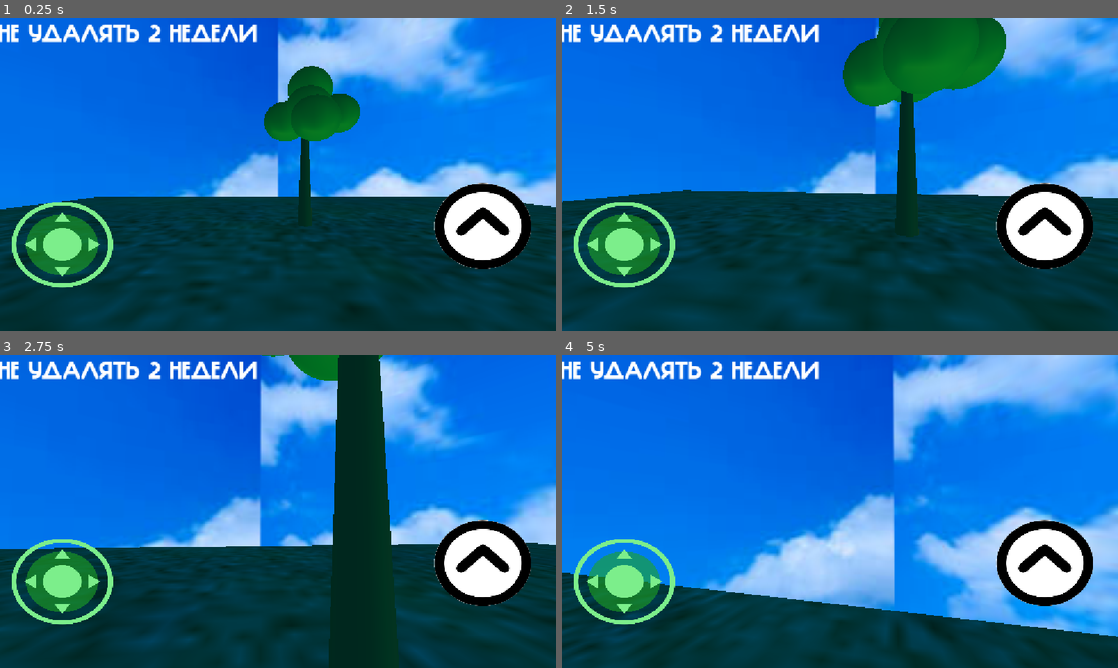
Above: before the commit, frames 1-4 (two rows, left to right).
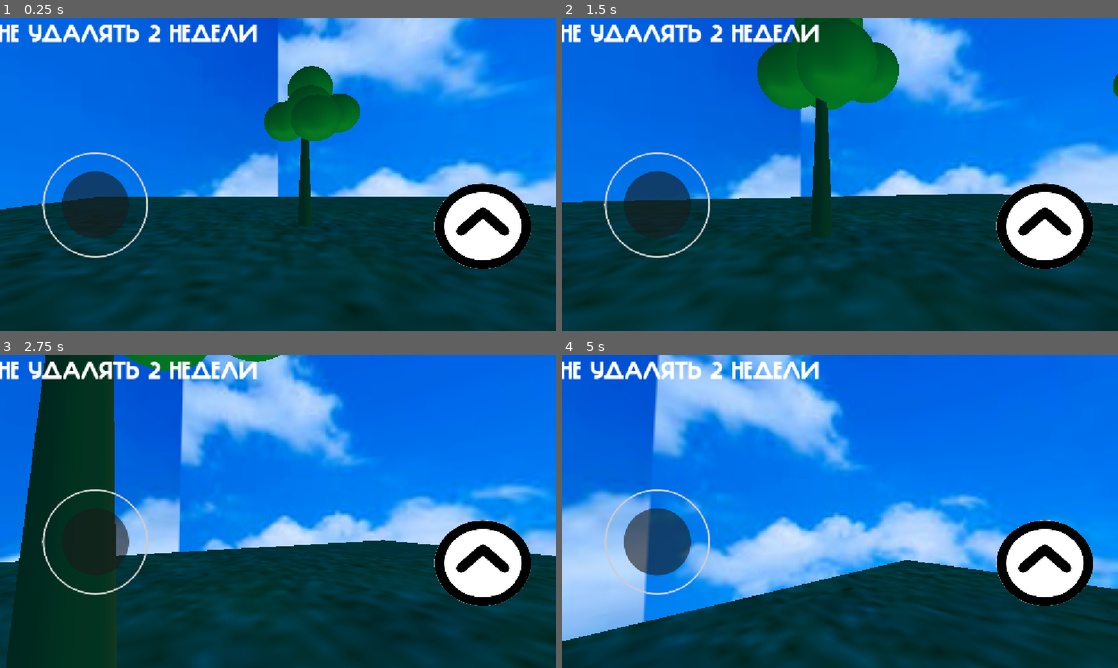
Above: after the commit, the same moments.

Repository: deuiskxkss-hue/my-godot-game
Game: Godot game, scene res://world.tscn
Same seed, same stepped clock (60 frames per second), same inputs: the game is played once before the commit and once after it.
Inputs (mouse positions are in pixels of both pictures, inside the frame that each line leads up to):
- Up to frame 1 (0.25 s): no input
- Up to frame 2 (1.5 s): tap Enter (ui_accept) at 0.5, 0.77 s; move the mouse to (867, 174) at 0.52 s; hold Up (ui_up) from 0.53 s (still down); click (867, 174) at 0.67 s; move the mouse to (812, 174) at 1.27 s
- Up to frame 3 (2.75 s): keep holding Up (ui_up); tap Enter (ui_accept) at 1.52 s; move the mouse to (289, 505) at 2.02 s
- Up to frame 4 (5 s): keep holding Up (ui_up); move the mouse to (834, 517) at 2.77 s; click (834, 517) at 2.92 s; tap Enter (ui_accept) at 3.02, 3.77, 4.52 s; move the mouse to (878, 514) at 3.52 s; move the mouse to (795, 508) at 4.27 s

The runs differ from the first frame. In frame 1, 3.9% of the frame differs, in the area x 2-27%, y 42-87%; in frame 2, 29%; in frame 3, 41%; in frame 4, 46%, in the area x 0-100%, y 0-100%.
Error after the commit: Invalid access to property or key 'position' on a base object of type 'null instance'. (res://ded.gd:26)

Commit message:
Add files via upload

Diff:
--- a/world.tscn
+++ b/world.tscn
@@ -1,6 +1,5 @@
 [gd_scene format=3 uid="uid://calt3b7445f5e"]
 
-[ext_resource type="Texture2D" uid="uid://cocg5imlwtk83" path="res://addons/virtual_joystick_DX/vjdx_asset_icon.png" id="1_fj7yv"]
 [ext_resource type="AudioStream" uid="uid://cisfbxqohqa55" path="res://01. Menu.mp3" id="1_ic0uy"]
 [ext_resource type="Texture2D" uid="uid://2uo24u16uw8s" path="res://Без названия (2).jpeg" id="1_wse8f"]
 [ext_resource type="Script" uid="uid://c0xvp6p6j1q15" path="res://player.gd" id="2_aqk2v"]
@@ -136,17 +135,20 @@
 texture_normal = ExtResource("3_aqk2v")
 action = "ui_accept"
 
-[node name="VjdxAssetIcon" type="Sprite2D" parent="CanvasLayer" unique_id=2005122297]
-position = Vector2(129, 468.99997)
-scale = Vector2(0.41992188, 0.35546875)
-texture = ExtResource("1_fj7yv")
-
 [node name="DoorTouchBtn" type="TouchScreenButton" parent="CanvasLayer" unique_id=1158723304]
 visible = false
 position = Vector2(884, 112)
 scale = Vector2(0.39257813, 0.34375)
 texture_normal = ExtResource("7_2o6r5")
 
+[node name="VirtualJoystick" type="VirtualJoystick" parent="CanvasLayer" unique_id=530592403]
+offset_left = -183.0
+offset_top = 116.0
+offset_right = 578.0
+offset_bottom = 658.0
+joystick_size = 219.0
+tip_size = 139.0
+
 [node name="Ded" type="CharacterBody3D" parent="." unique_id=783944881]
 transform = Transform3D(0.99228835, 0, 0.12395117, 0, 1, 0, -0.12395117, 0, 0.99228835, 0, 0.89677715, 5)
 script = ExtResource("6_wse8f")
@@ -164,7 +166,7 @@
 transform = Transform3D(2.9582622, 0, 2.9802322e-08, 0, 1.601171, 0, -5.9604645e-08, 0, 2.5290766, 0, 0, 0)
 shape = SubResource("CapsuleShape3D_xiplf")
 
-[node name="Sketchfab_Scene" parent="Ded" unique_id=554096660 instance=ExtResource("8_gbfbk")]
+[node name="models" parent="Ded" unique_id=554096660 instance=ExtResource("8_gbfbk")]
 transform = Transform3D(-1.305819, 0, -0.00085920095, 0, 1.2475176, 0, 0.0008146018, 0, -1.3774369, -0.06766009, -0.11775565, 0.5416522)
 
 [node name="CollisionShape3D2" type="CollisionShape3D" parent="Ded" unique_id=418052198]
